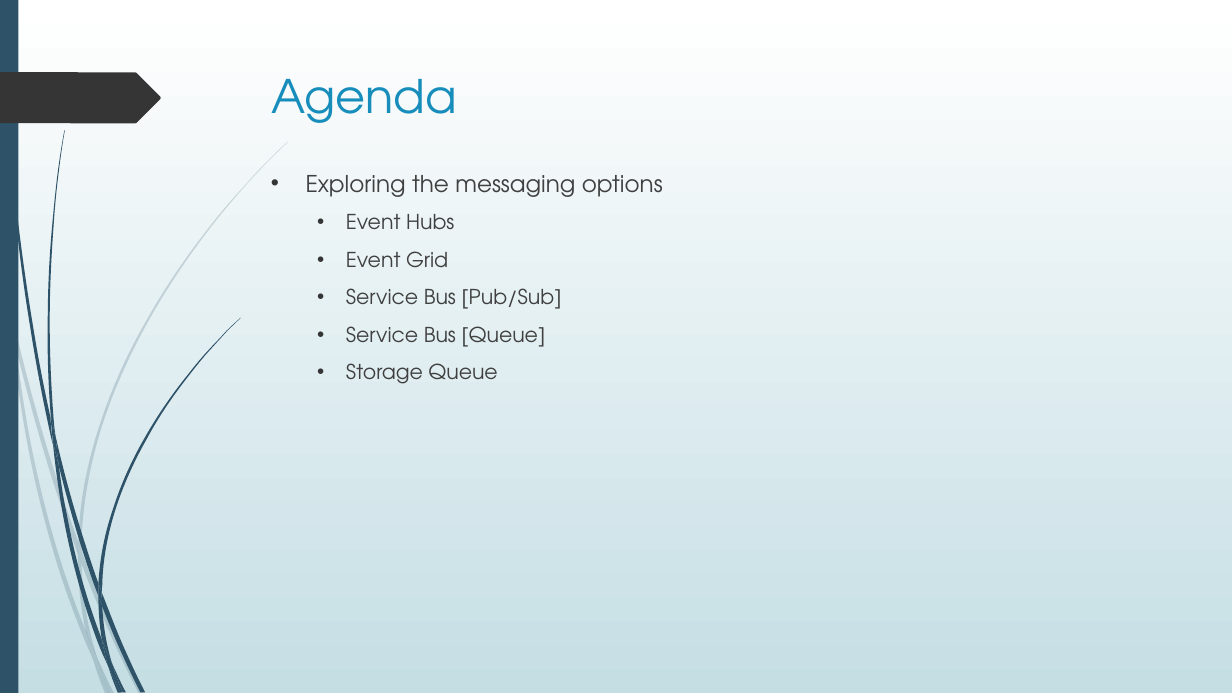
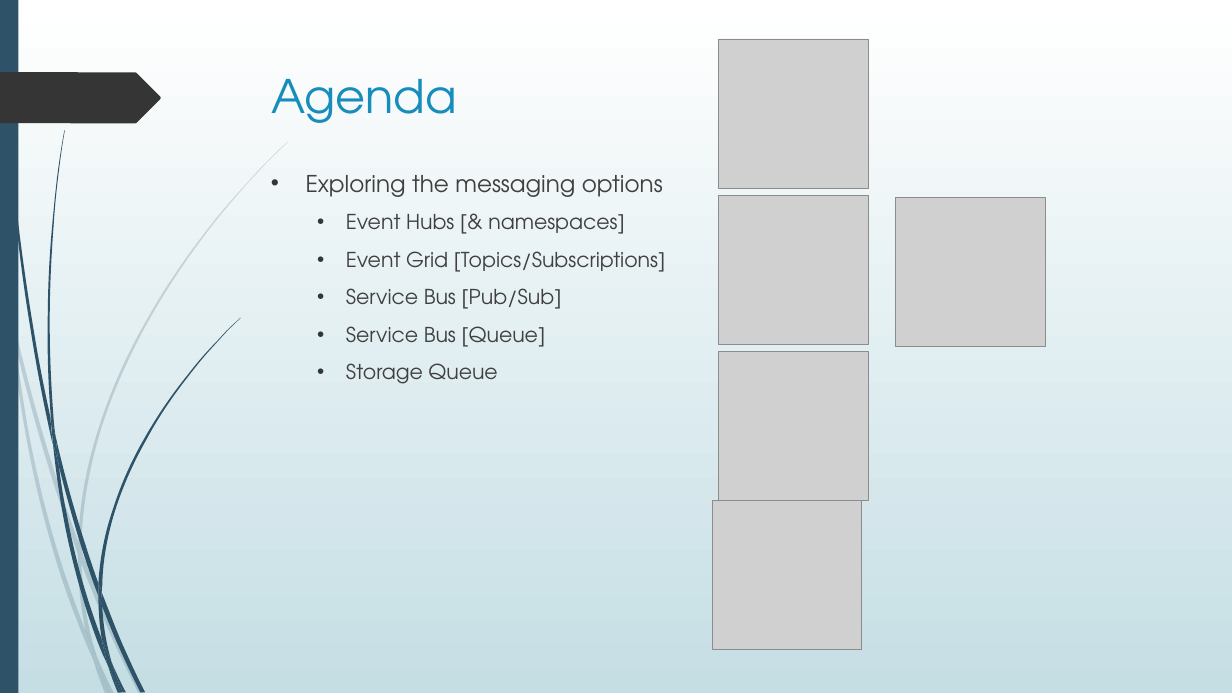
Before and after one commit to blgorman/ServerlessMessagingDemystified, a slide deck: slide 3 of ServerlessMessagingDemystified.pptx. Drawn at 1232x693 pixels with LibreOffice and Linux fonts; fonts in the diff are those of the drawing; grey boxes stand for pictures. Boxes give left, top, right and bottom in pixels: in the first picture for what was removed or moved away, otherwise in the second. Text is boxed around its words. In the diff, an @@ line names an element or a change of style, - is before the commit and + after.

Commit message:
updates to slides and to the event hub code to utilize user secrets so no time wasted setting configs

```diff
--- a/ServerlessMessagingDemystified.pptx
+++ b/ServerlessMessagingDemystified.pptx
@@ picture added at [719,39,869,189] @@
@@ picture added at [719,196,869,346] @@
@@ picture added at [896,197,1045,347] @@
@@ text at [346,214,665,272]: text changed @@
-  • Event Hubs
-  • Event Grid
+  • Event Hubs [& namespaces]
+  • Event Grid [Topics/Subscriptions]
@@ picture added at [719,351,869,501] @@
@@ picture added at [713,501,862,651] @@
```
Also in this commit, not shown: 7 other slides changed, 2 slides added, 6 other files.
